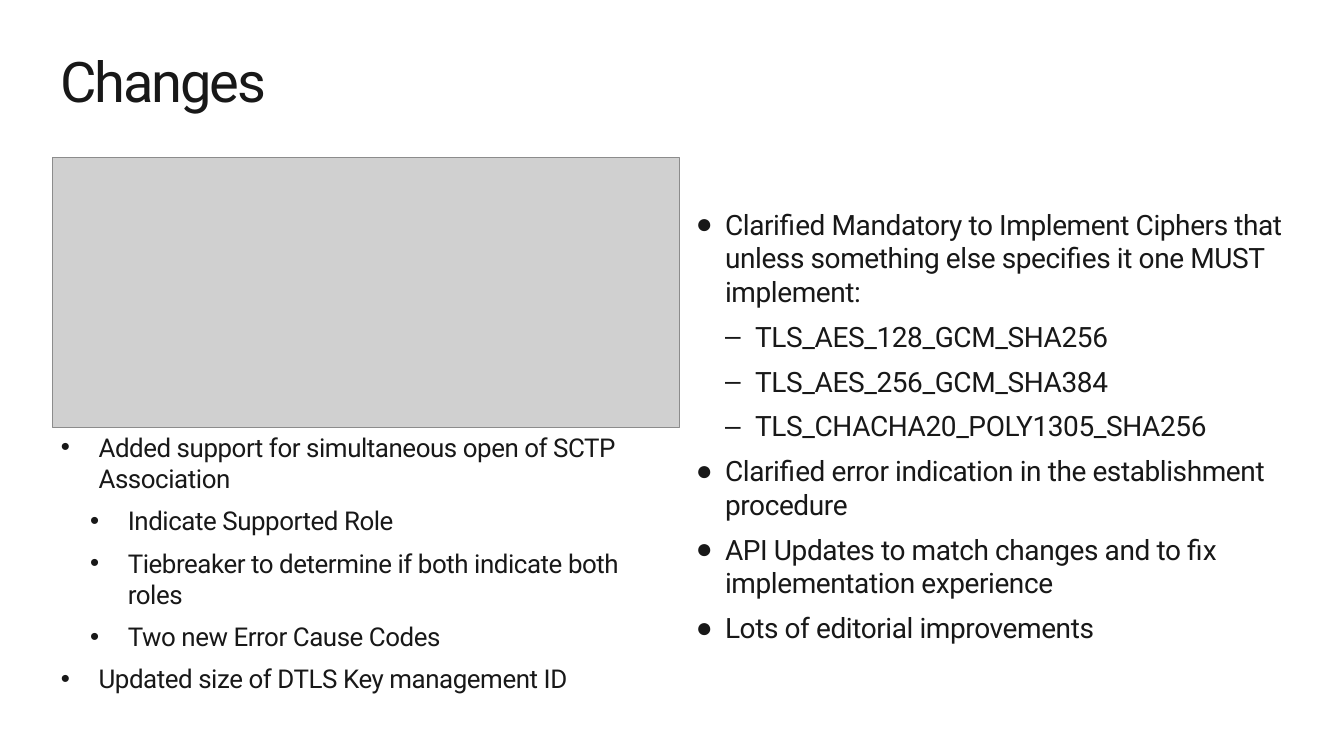
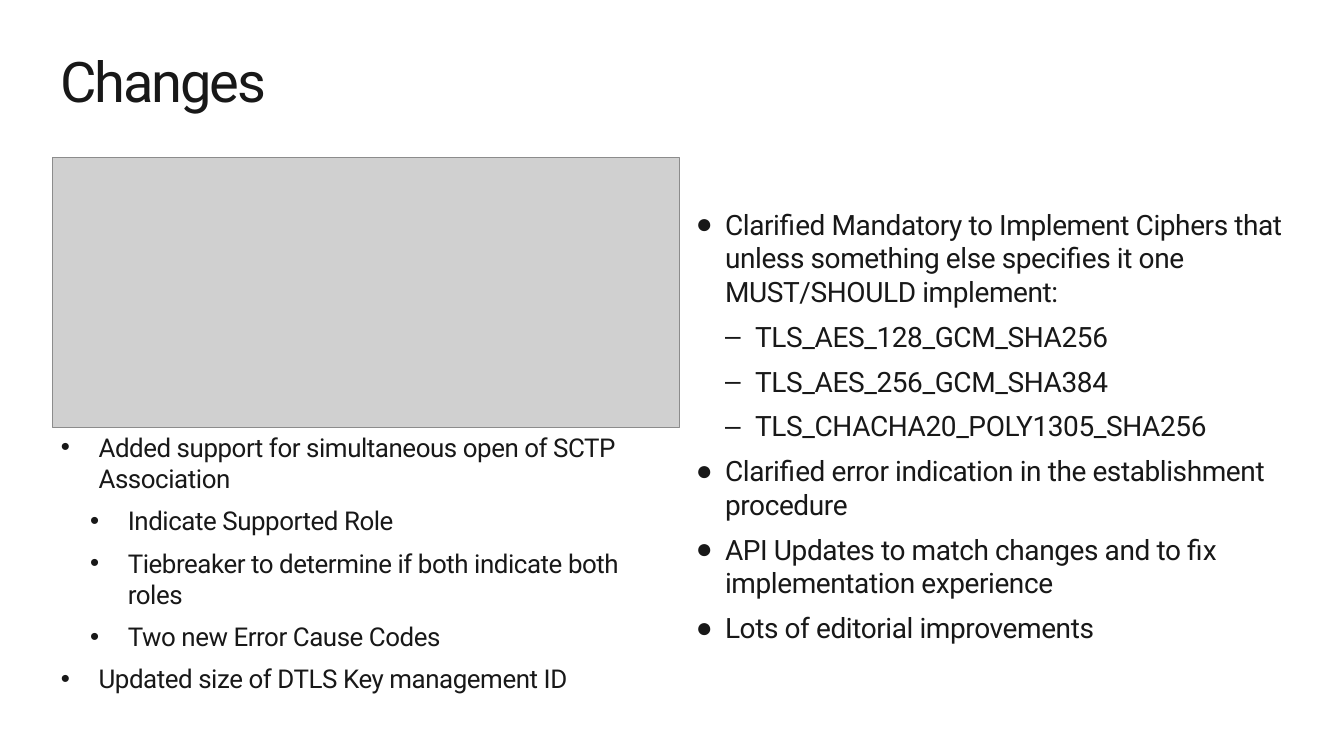
Before and after one commit to gloinul/draft-westerlund-tsvwg-sctp-dtls-chunk, a slide deck: slide 4 of IETF-126-TSVWG-SCTP-DTLS-Chunk.pptx. Drawn at 1344x756 pixels with LibreOffice and Linux fonts; fonts in the diff are those of the drawing; grey boxes stand for pictures; background and template pictures are left out. Boxes give left, top, right and bottom in pixels: in the first picture for what was removed or moved away, otherwise in the second. Text is boxed around its words. In the diff, an @@ line names an element or a change of style, - is before the commit and + after.

Commit message:
Fixed MUST to MUST/SHOULD

```diff
--- a/IETF-126-TSVWG-SCTP-DTLS-Chunk.pptx
+++ b/IETF-126-TSVWG-SCTP-DTLS-Chunk.pptx
@@ text at bbox=[725, 213, 1282, 308]: text changed @@
-● Clarified Mandatory to Implement Ciphers that unless something else specifies it one MUST implement:
+● Clarified Mandatory to Implement Ciphers that unless something else specifies it one MUST/SHOULD implement:
```
